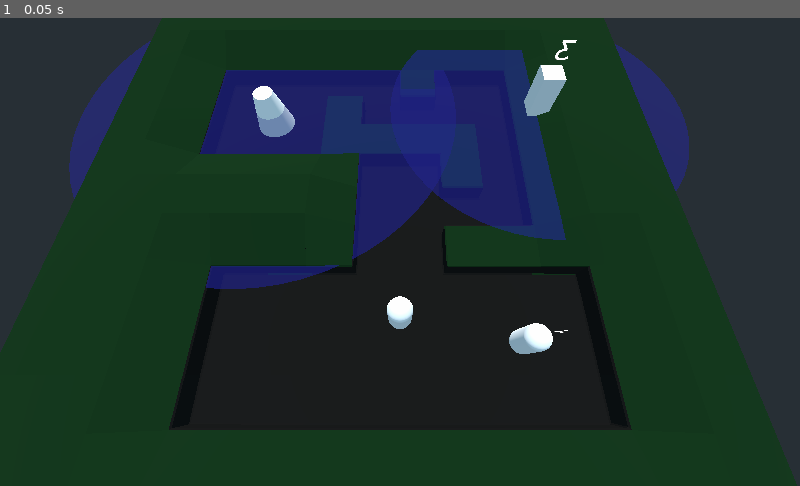
Above: before the commit, frame 1.
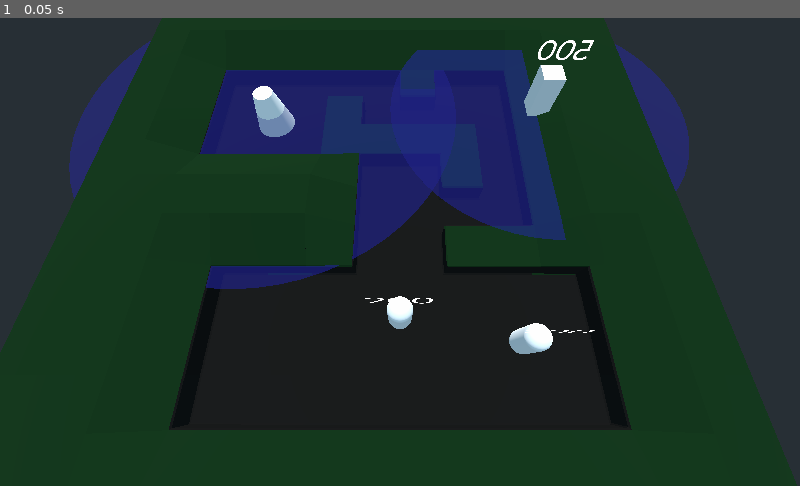
Above: after the commit, the same moment.

Repository: rubenMiller/rwu-spieleentwicklung-project
Game: Godot game, scene res://levels/pathfinding.tscn
Two runs of this game, one before a commit and one after it. Both use one fixed random seed, a clock stepped at 60 frames per second and the inputs below.
Inputs:
- Up to frame 1 (0.05 s): no input

The runs differ from the first frame. In frame 1, 0.1% of the frame differs, in the area x 45-75%, y 4-68%.

Commit message:
changable damage and fire rate

Diff:
--- a/godot-files/Components/AttackComponent.gd
+++ b/godot-files/Components/AttackComponent.gd
@@ -2,6 +2,8 @@
 
 export var target_group_name := ""
 export (NodePath) var attack_pattern_path
+export var damage := 1.0
+export var fire_rate := 1.0
 
 onready var reload_timer = $Load_timer
 onready var health_bar = $Health_bar
@@ -12,6 +14,7 @@
 
 func _ready():
 	attack_pattern = get_node(attack_pattern_path)
+	reload_timer.wait_time = fire_rate
 
 func _process(_delta):
 	health_bar.scale.x = reload_timer.time_left / reload_timer.wait_time
@@ -35,4 +38,5 @@
 		target_list.erase(body)
 
 func _on_Load_timer_timeout() -> void:
-	attack_pattern.attack(target_list[0], 1)
+	if target_list.size() > 0:
+		attack_pattern.attack(target_list[0], damage)
--- a/godot-files/Components/Attack_Patterns/Attack_pattern_mortar.gd
+++ b/godot-files/Components/Attack_Patterns/Attack_pattern_mortar.gd
@@ -1,8 +1,11 @@
 extends Spatial
 
 export (Resource) var impact_area
+export var air_time := 2.0
 
 func attack(target, damage):
 	var area = impact_area.instance()
+	area.damage = damage
+	area.air_time = air_time
 	add_child(area)
 	area.global_transform.origin = target.translation
--- a/godot-files/Components/Health_Component.gd
+++ b/godot-files/Components/Health_Component.gd
@@ -2,6 +2,9 @@
 
 signal i_am_dead
 export var health = 1
+
+func _ready():
+	$Label3D.text = str(health)
 
 func _process(_delta):
 	if health <= 0:
--- a/godot-files/Entities/End_mortar.tscn
+++ b/godot-files/Entities/End_mortar.tscn
@@ -48,6 +48,7 @@
 [node name="Attack_component" parent="." instance=ExtResource( 1 )]
 target_group_name = "troop"
 attack_pattern_path = NodePath("Attack_pattern_mortar")
+damage = 80.0
 
 [node name="Attack_pattern_mortar" type="Spatial" parent="Attack_component"]
 script = ExtResource( 7 )
--- a/godot-files/Entities/Troop.tscn
+++ b/godot-files/Entities/Troop.tscn
@@ -35,7 +35,7 @@
 
 [node name="Health_Component" parent="." instance=ExtResource( 6 )]
 transform = Transform( 1, 0, 0, 0, 1, 0, 0, 0, 1, 0, 4.49614, 0 )
-health = 3
+health = 200
 
 [node name="CollisionShape" type="CollisionShape" parent="."]
 transform = Transform( 1, 0, 0, 0, -4.37114e-08, -1, 0, 1, -4.37114e-08, 0, 0, 0 )
@@ -61,6 +61,8 @@
 transform = Transform( 1, 0, 0, 0, 1, 0, 0, 0, 1, 0, 3.63069, 0 )
 target_group_name = "tower"
 attack_pattern_path = NodePath("Attack_pattern_default")
+damage = 5.0
+fire_rate = 0.1
 
 [node name="Attack_pattern_default" type="Spatial" parent="Attack_component"]
 transform = Transform( 1, 0, 0, 0, 1, 0, 0, 0, 1, 0, -3.63069, 0 )
--- a/godot-files/Entities/impact_area.gd
+++ b/godot-files/Entities/impact_area.gd
@@ -1,14 +1,19 @@
 extends Area
 
+onready var timer = $Timer
+
 var target_list := []
+var damage := 1.0
+var air_time := 1.0
 
 func _ready() -> void:
-	$Timer.start()
+	timer.wait_time = air_time
+	timer.start()
 
 func _on_Timer_timeout() -> void:
 	if target_list.size() > 0:
 		for e in target_list:
-			e.get_child(0).reduce_health(1)
+			e.get_node("Health_Component").reduce_health(damage)
 			#target_list.erase(e)
 	queue_free()
 
--- a/godot-files/Entities/impact_area.tscn
+++ b/godot-files/Entities/impact_area.tscn
@@ -11,6 +11,7 @@
 size = Vector3( 4, 0.1, 4 )
 
 [node name="Impact_area" type="Area"]
+transform = Transform( 3, 0, 0, 0, 1, 0, 0, 0, 3, 0, 0, 0 )
 collision_layer = 2
 collision_mask = 2
 input_ray_pickable = false
--- a/godot-files/Entities/troop_tower.tscn
+++ b/godot-files/Entities/troop_tower.tscn
@@ -33,7 +33,7 @@
 
 [node name="Health_Component" parent="." instance=ExtResource( 6 )]
 transform = Transform( 1, 0, 0, 0, 1, 0, 0, 0, 1, 0, 4, 0 )
-health = 3
+health = 500
 
 [node name="CollisionShape" type="CollisionShape" parent="."]
 transform = Transform( 1, 0, 0, 0, -4.37114e-08, -1, 0, 1, -4.37114e-08, 0, 0, 0 )
@@ -60,6 +60,8 @@
 [node name="Attack_component" parent="." instance=ExtResource( 7 )]
 target_group_name = "troop"
 attack_pattern_path = NodePath("Attack_Pattern_Default")
+damage = 100.0
+fire_rate = 4.0
 
 [node name="Attack_Pattern_Default" type="Spatial" parent="Attack_component"]
 script = ExtResource( 4 )
